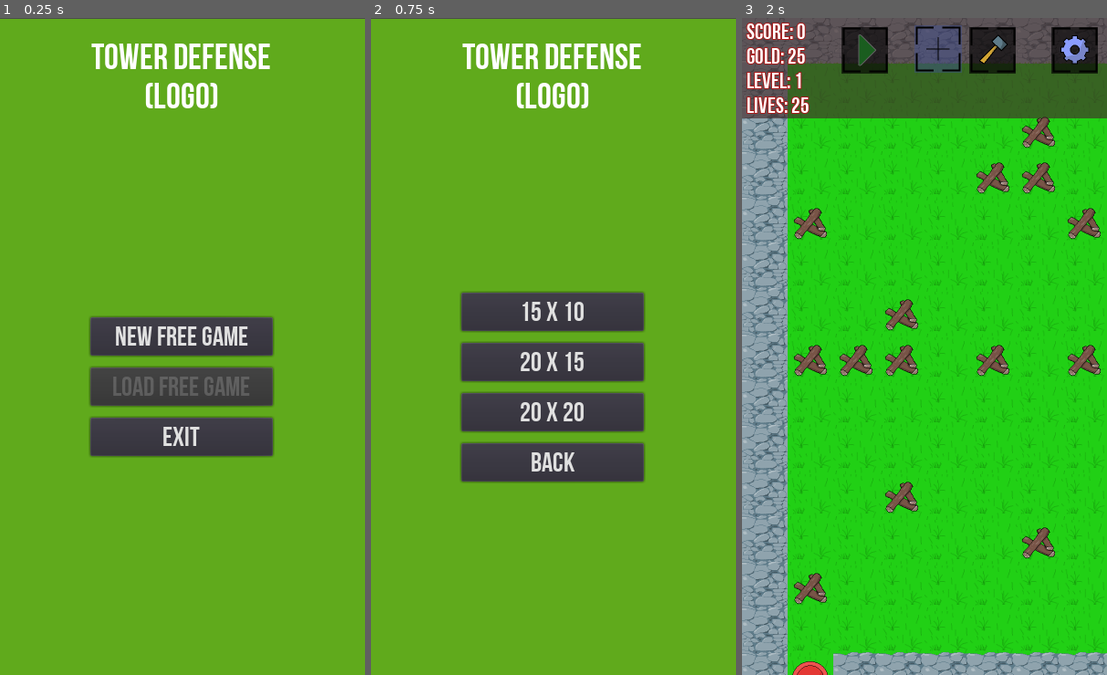
Above: before the commit, frames 1-3 (left to right).
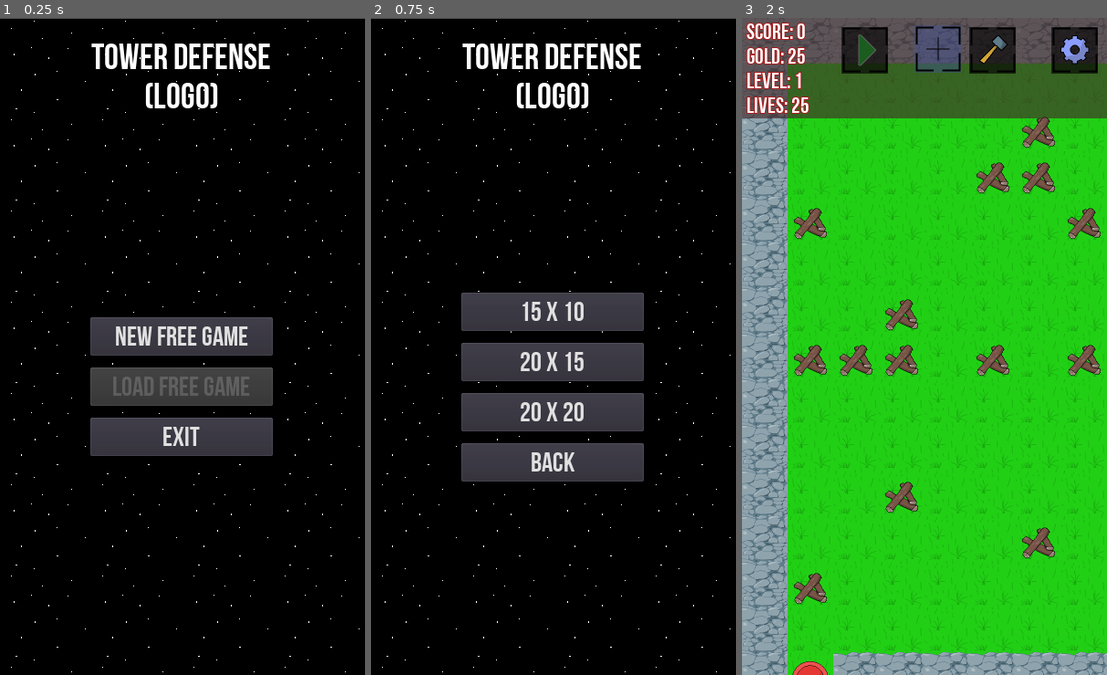
Above: after the commit, the same moments.

Repository: thewillwillhelp/godot-td
Game: Godot game, scene res://scenes/MainMenu.tscn
Same seed, same stepped clock (60 frames per second), same inputs: the game is played once before the commit and once after it.
Inputs:
- Up to frame 1 (0.25 s): no input
- Up to frame 2 (0.75 s): click "New free game" at 0.5 s
- Up to frame 3 (2 s): click "15 x 10" at 1.25 s

The runs differ from the first frame. In frame 1, 90% of the frame differs, in the area x 0-100%, y 0-100%; in frame 2, 87%; in frame 3, nothing differs.

Commit message:
feat: add background to main menu and parallax background to playing table

Diff:
--- a/scenes/BattleFieldScene.tscn
+++ b/scenes/BattleFieldScene.tscn
@@ -6,6 +6,7 @@
 [ext_resource path="res://scenes/MobScene.tscn" type="PackedScene" id=4]
 [ext_resource path="res://assets/images/exit-portal.png" type="Texture" id=5]
 [ext_resource path="res://assets/images/enter-portal.png" type="Texture" id=6]
+[ext_resource path="res://assets/images/main-background.png" type="Texture" id=7]
 [ext_resource path="res://scenes/swipe_detector.gd" type="Script" id=11]
 
 [sub_resource type="RectangleShape2D" id=1]
@@ -24,6 +25,12 @@
 __meta__ = {
 "_edit_use_anchors_": false
 }
+
+[node name="Sprite" type="Sprite" parent="ParallaxBackground"]
+texture = ExtResource( 7 )
+centered = false
+region_enabled = true
+region_rect = Rect2( 0, 0, 400, 720 )
 
 [node name="GlobalBackground" type="ColorRect" parent="."]
 visible = false
--- a/scenes/MainMenu.tscn
+++ b/scenes/MainMenu.tscn
@@ -1,7 +1,8 @@
-[gd_scene load_steps=5 format=2]
+[gd_scene load_steps=6 format=2]
 
 [ext_resource path="res://assets/fonts/FONT-Bebas-neue.ttf" type="DynamicFontData" id=1]
 [ext_resource path="res://scenes/MainMenu.gd" type="Script" id=2]
+[ext_resource path="res://assets/images/main-background.png" type="Texture" id=3]
 
 [sub_resource type="DynamicFont" id=1]
 size = 40
@@ -31,6 +32,12 @@
 __meta__ = {
 "_edit_use_anchors_": false
 }
+
+[node name="Sprite" type="Sprite" parent="TextureRect"]
+texture = ExtResource( 3 )
+centered = false
+region_enabled = true
+region_rect = Rect2( 0, 0, 400, 720 )
 
 [node name="VBoxContainer" type="VBoxContainer" parent="TextureRect"]
 anchor_right = 1.0
Binary file added: assets/images/main-background.png
Not shown, added: assets/images/main-background.png.import
Not shown: 1 places in scenes/BattleFieldScene.tscn that only renumber resources
